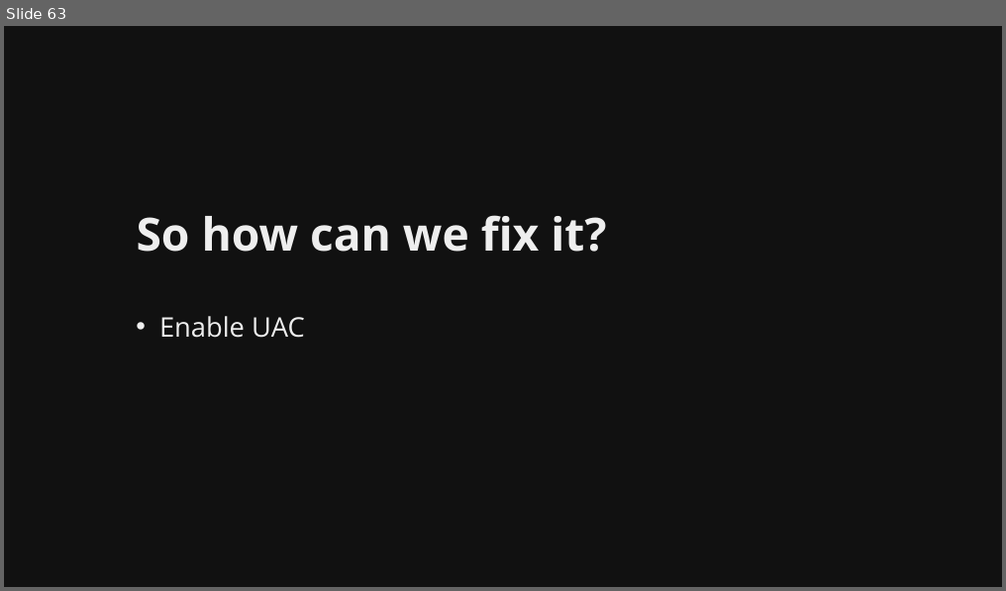
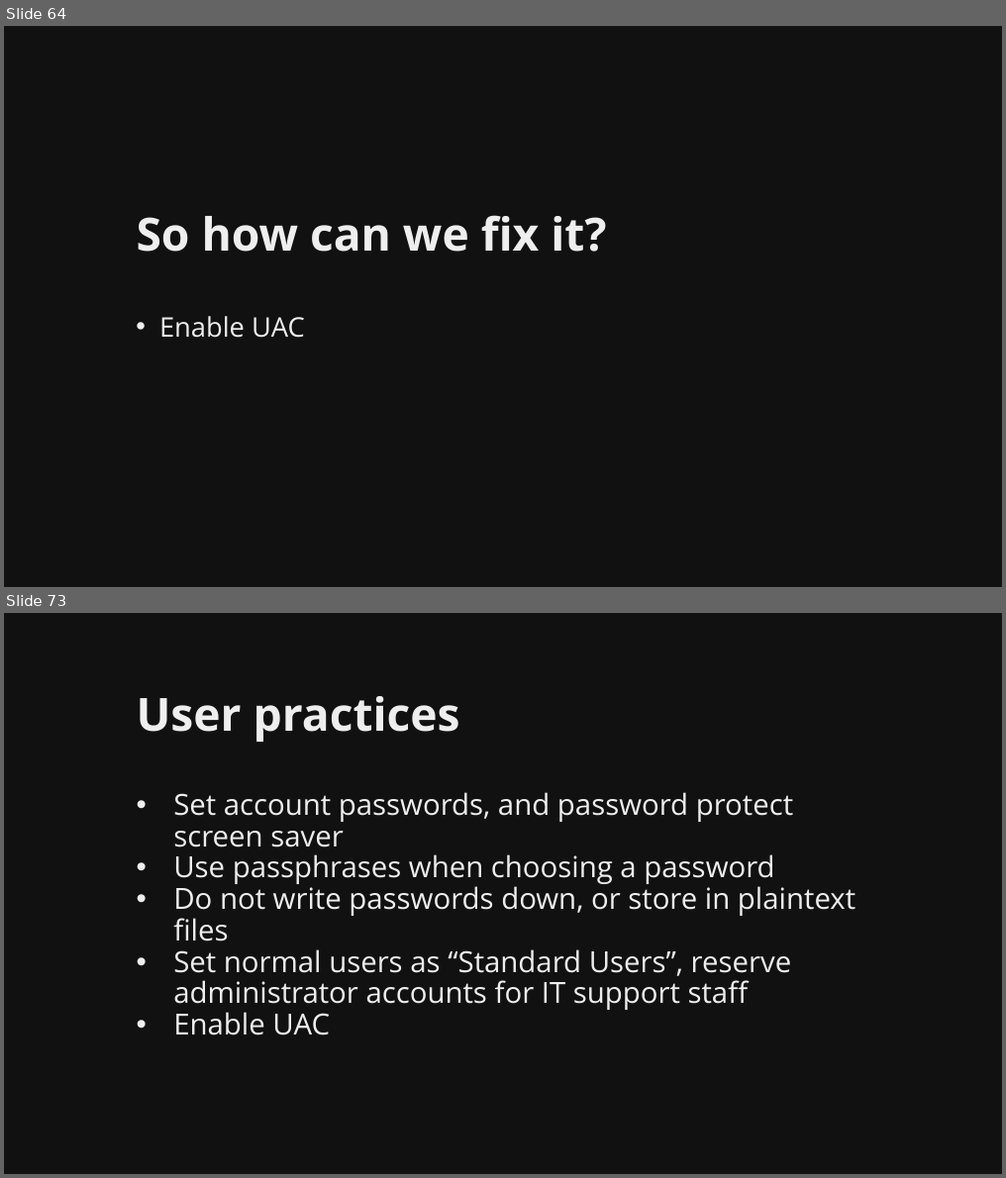
Before and after one commit to martymcflywa/ecu, a slide deck: year_1/sem_2/CSI1101_computer_security/0b_assignment_2_[22MAY15_0900]/dev/CSI1101_PONCE_A2_v01.pptx. Shown one above the other, each under a label of ours: slide 63 before the commit, slides 64 and 73 after it; the slides between them are not shown. The pictures are 1006x591 and 1006x1178 pixels, drawn with LibreOffice and Linux fonts; fonts in the diff are those of the drawing. Boxes give left, top, right and bottom in pixels: in the first picture for what was removed or moved away, otherwise in the second. Text is boxed around its words. In the diff, an @@ line names an element or a change of style, - is before the commit and + after.

```diff
--- a/year_1/sem_2/CSI1101_computer_security/0b_assignment_2_[22MAY15_0900]/dev/CSI1101_PONCE_A2_v01.pptx
+++ b/year_1/sem_2/CSI1101_computer_security/0b_assignment_2_[22MAY15_0900]/dev/CSI1101_PONCE_A2_v01.pptx
@@ slide 73 added at <box>4,613,1002,1174</box>, background #111111 @@
@@ title added at <box>137,696,460,742</box>, 44 pt, text #EEEEEE, bold @@
+User practices
@@ text added at <box>173,792,855,1036</box>, 28 pt, text #EEEEEE @@
+• Set account passwords, and password protect screen saver
+• Use passphrases when choosing a password
+• Do not write passwords down, or store in plaintext files
+• Set normal users as “Standard Users”, reserve administrator accounts for IT support staff
+• Enable UAC
@@ what was slide 63 is now slide 64 @@
```
Also in this commit, not shown: 9 slides changed, 9 other slides added, 5 other files.
